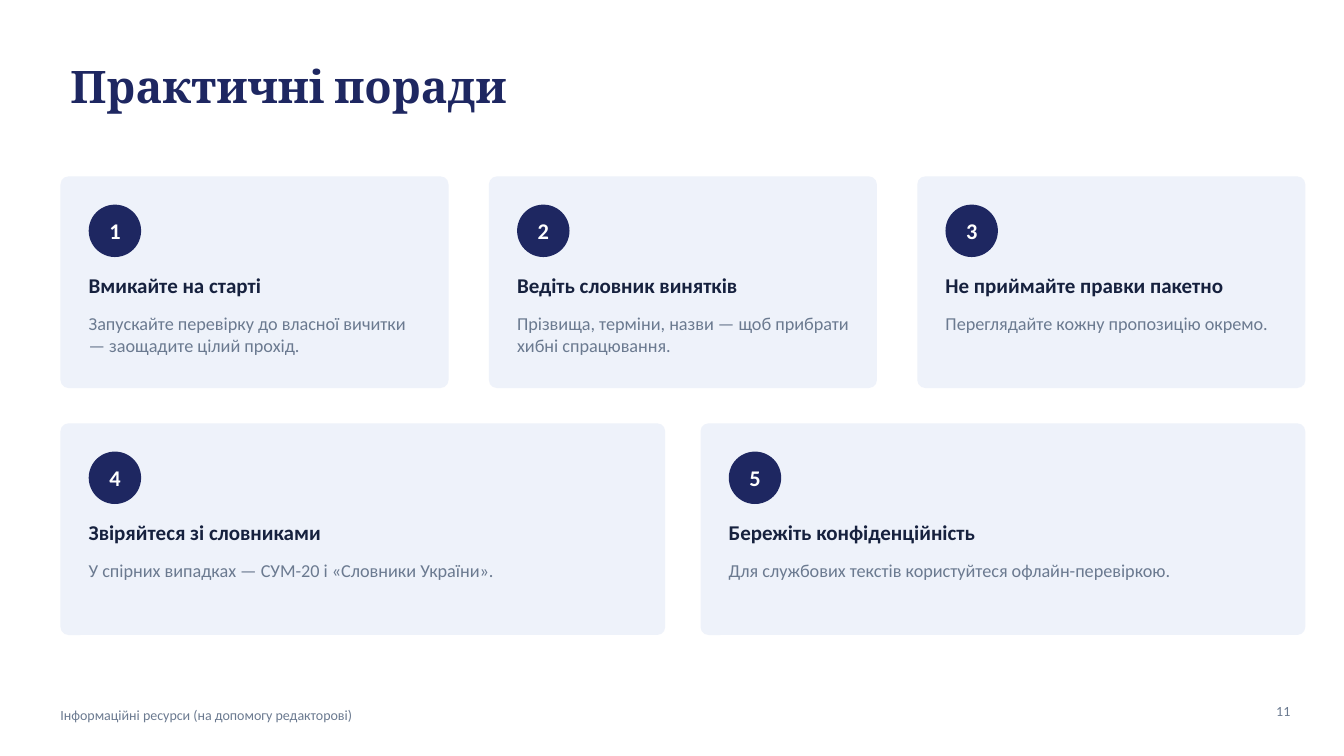
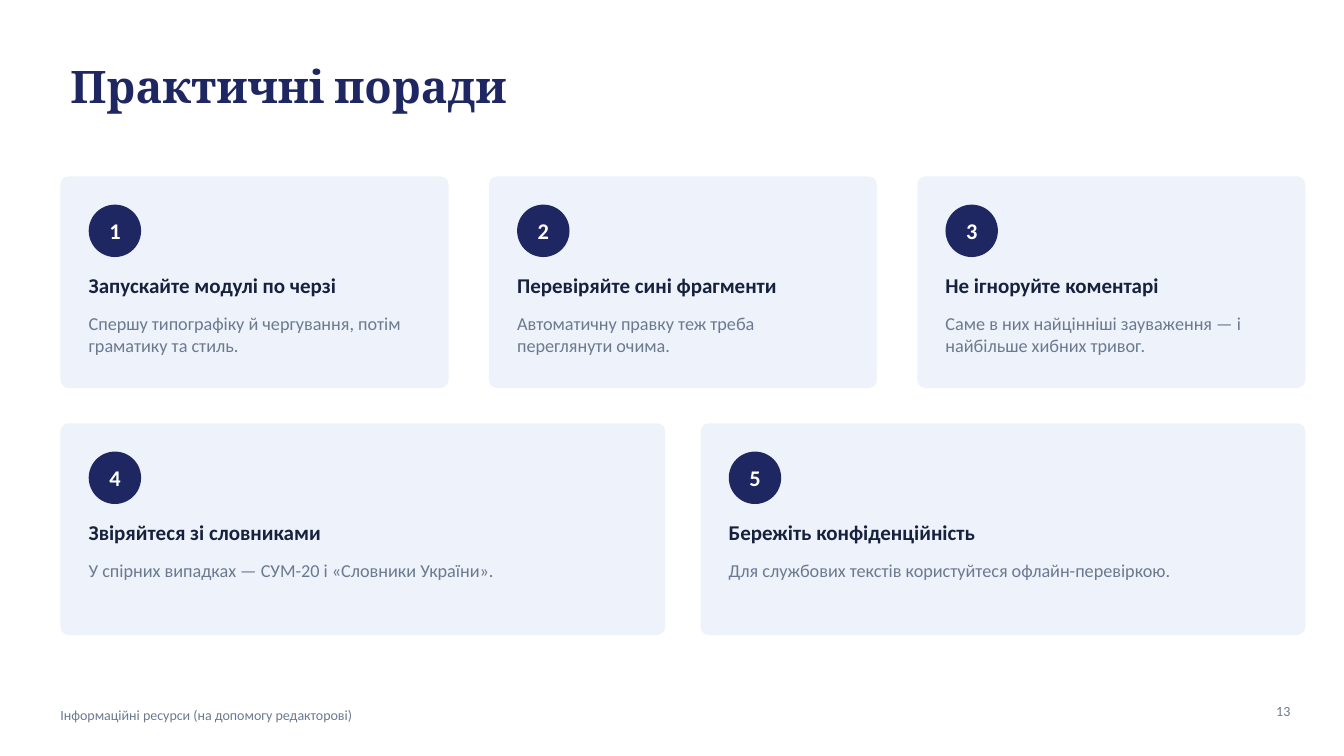
Before and after one commit to anesvidomin/VR, a slide deck: slide 13 of Informatsiini-resursy-OnlineCorrector.pptx (slide 11 before the commit). Drawn at 1344x756 pixels with LibreOffice and Linux fonts; fonts in the diff are those of the drawing. Boxes give left, top, right and bottom in pixels: in the first picture for what was removed or moved away, otherwise in the second. Text is boxed around its words. In the diff, an @@ line names an element or a change of style, - is before the commit and + after.

```diff
--- a/Informatsiini-resursy-OnlineCorrector.pptx
+++ b/Informatsiini-resursy-OnlineCorrector.pptx
@@ text at (x1=89, y1=278, x2=336, y2=297): text changed @@
-Вмикайте на старті
+Запускайте модулі по черзі
@@ text at (x1=517, y1=278, x2=777, y2=297): text changed @@
-Ведіть словник винятків
+Перевіряйте сині фрагменти
@@ text at (x1=945, y1=278, x2=1158, y2=297): text changed @@
-Не приймайте правки пакетно
+Не ігноруйте коментарі
@@ text at (x1=89, y1=317, x2=400, y2=355): text changed @@
-Запускайте перевірку до власної вичитки — заощадите цілий прохід.
+Спершу типографіку й чергування, потім граматику та стиль.
@@ text at (x1=517, y1=317, x2=754, y2=355): text changed @@
-Прізвища, терміни, назви — щоб прибрати хибні спрацювання.
+Автоматичну правку теж треба переглянути очима.
@@ text at (x1=945, y1=317, x2=1241, y2=355): text changed @@
-Переглядайте кожну пропозицію окремо.
+Саме в них найцінніші зауваження — і найбільше хибних тривог.
@@ page number at (x1=1276, y1=707, x2=1290, y2=716): text changed @@
-11
+13
```
Also in this commit, not shown: 7 other slides changed, 4 slides added, 2 slides removed.
